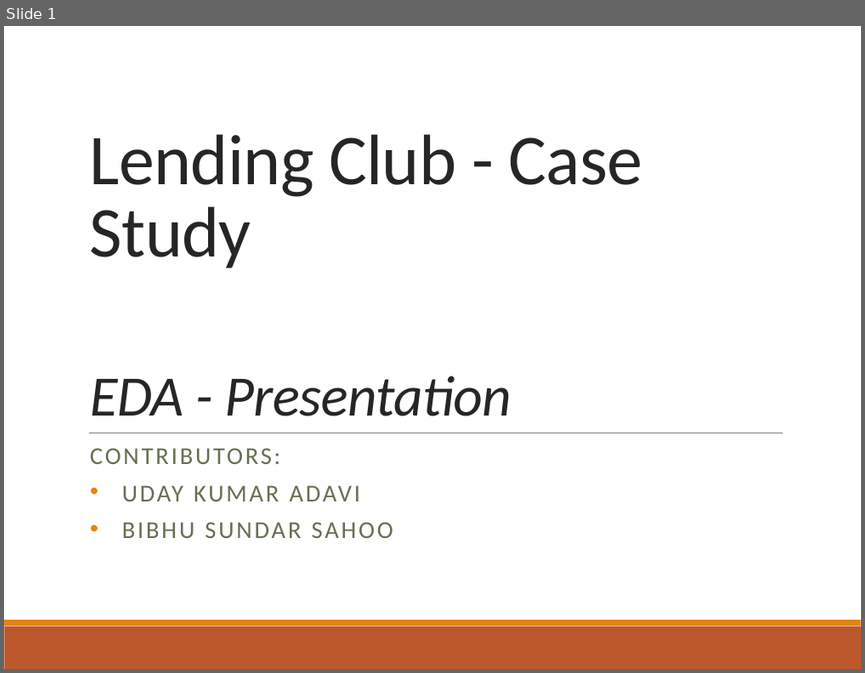
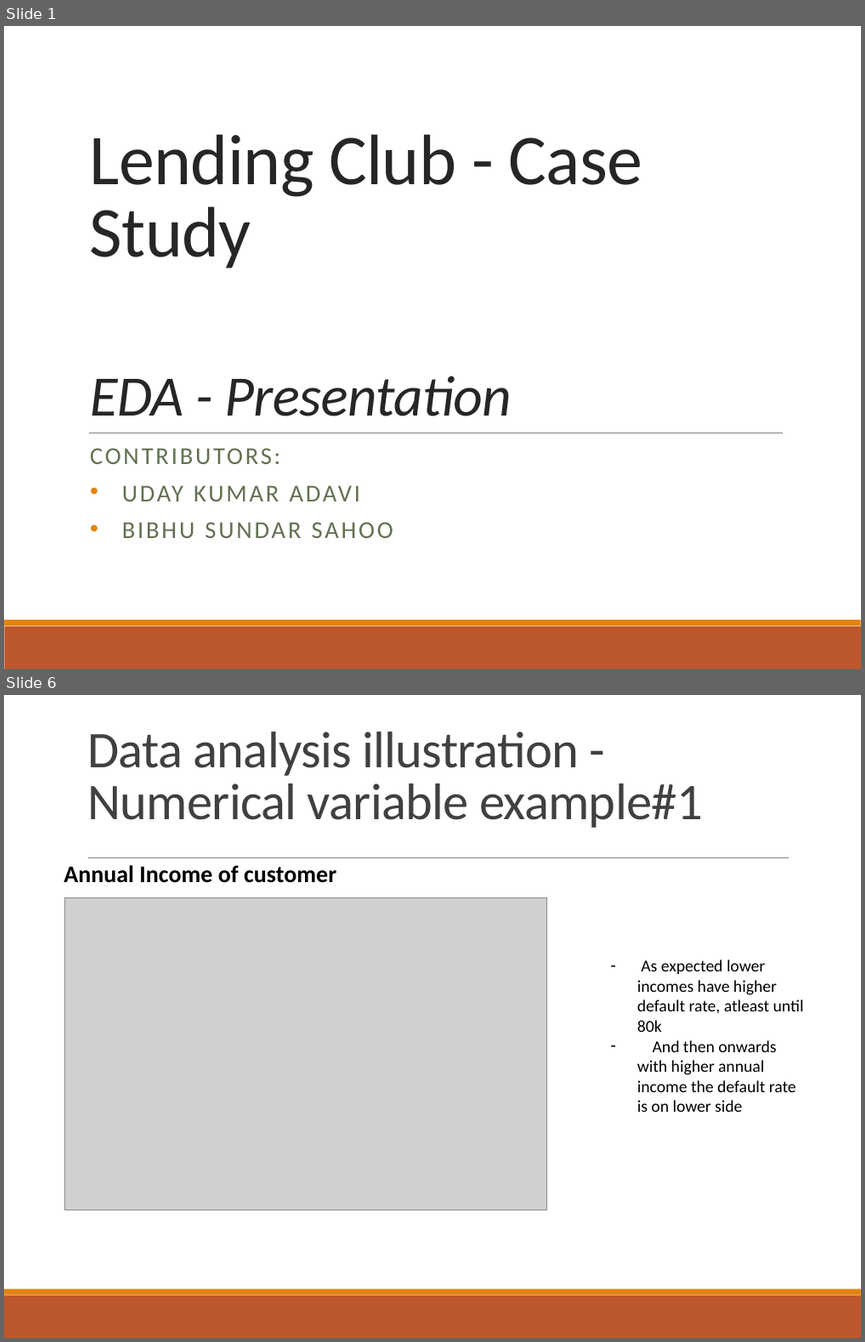
Before and after one commit to udaykadavi/LendingClubCaseStudy, a slide deck: Lending Club Case Study.pptx. Shown one above the other, each under a label of ours: slide 1 before the commit, slides 1 and 6 after it; the slides between them are not shown. The pictures are 865x673 and 865x1342 pixels, drawn with LibreOffice and Linux fonts; fonts in the diff are those of the drawing; grey boxes stand for pictures. Boxes give left, top, right and bottom in pixels: in the first picture for what was removed or moved away, otherwise in the second. Text is boxed around its words. In the diff, an @@ line names an element or a change of style, - is before the commit and + after.

```diff
--- a/Lending Club Case Study.pptx
+++ b/Lending Club Case Study.pptx
@@ slide 6 added at (4,695,861,1338), background #FFFFFF; not listed: 2 template elements that a slide beside it also shows @@
@@ title added at (87,732,702,828), 43.2 pt, text #404040 @@
+Data analysis illustration -
+Numerical variable example#1
@@ text added at (64,865,336,883), 20 pt, text #000000, bold @@
+Annual Income of customer
@@ line added from (88, 858) to (788, 858), #808080 0.5 pt @@
@@ picture added at (65,897,546,1210) @@
@@ text added at (637,959,804,1111), 14 pt, text #000000 @@
+– As expected lower incomes have higher default rate, atleast until 80k
+– And then onwards with higher annual income the default rate is on lower side
```
Also in this commit, not shown: 4 slides changed, 6 other slides added, 3 slides removed, 3 other files.
